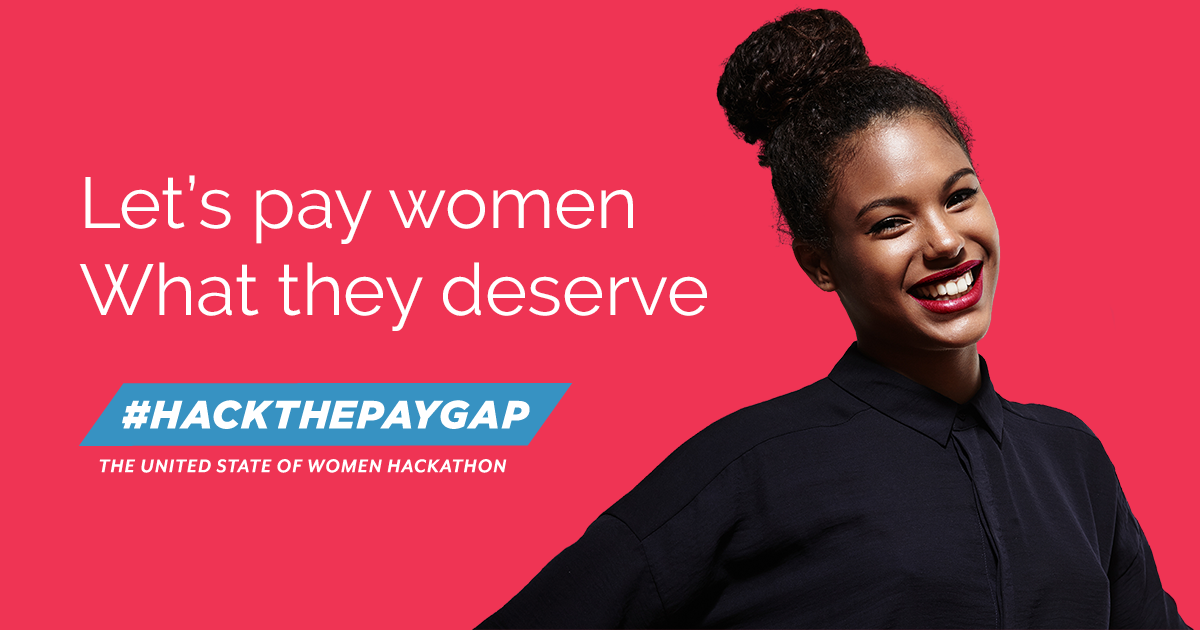
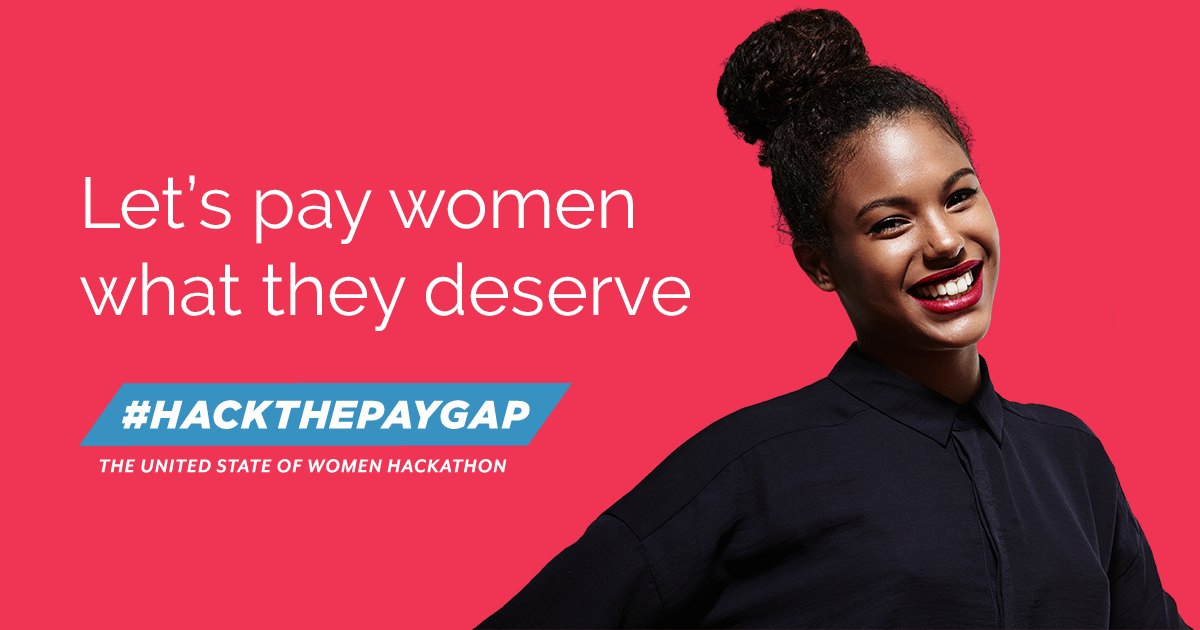
Revision of a layered 1200×630 image; what changed, layer by layer:
renamed "Let’s pay women What they deserve" to "Let’s pay women what they deserve", painted on it over [79, 262, 707, 331]
